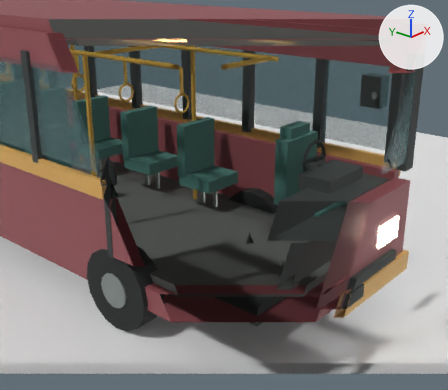
The Blender file ArtSource/Vehicles/Blender/CityBus3D.blend, before and after one commit.
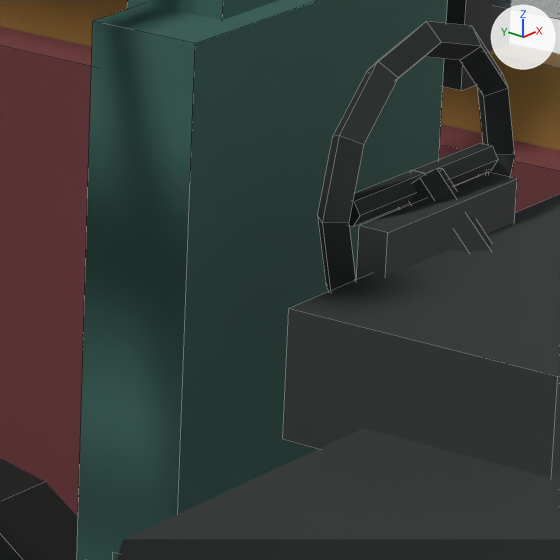
Old and new are each drawn from a camera (50 mm lens) standing at (-4.55, -6.58, 3.45) and looking at (-0.16, -2.77, 1.26) and again close up on the part from 59% to 74% of the width and 35% to 52% of the height. The lights are fixed; the arrows at upper right show +X, +Y and +Z. The older version's two pictures come first. The close-ups show mesh edges as thin lines. Everything nearer to the camera than a plane just in front of the edit is cut away.

Names of what the first close-up shows: 'GEO_BodyAccent', 'GEO_BodyShell', 'GEO_TireFL', 'GEO_WindowFrames', 'GLS_Windows', 'INT_Dashboard', 'INT_DriverSeat', 'INT_SteeringWheel', 'PreviewGround'.
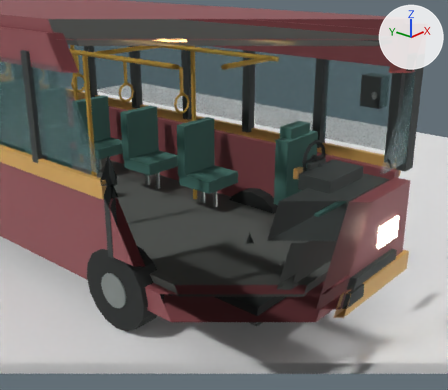
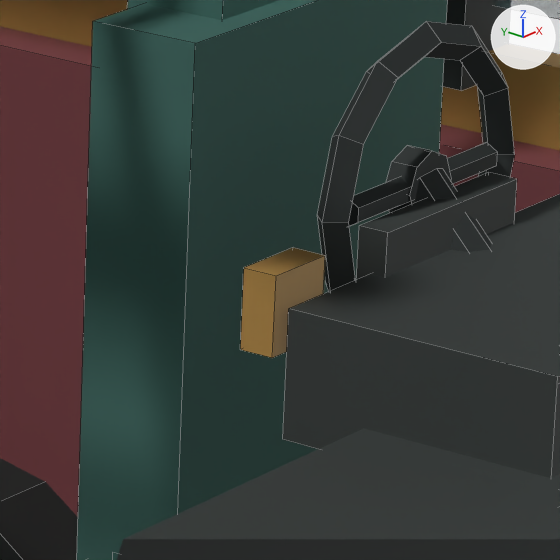
Where the newer file only moved an object's origin or applied its transform, the numbers keep the older frame.

The change, as a list of edits to the scene's bpy script:
```text
Change me_int_steeringwheel_mesh:
    used by ob_int_steeringwheel; parent = ob_root_body; location = (0.0, 0.0, 0.0)
    remove me_int_steeringwheel_mesh.from_pydata(...)  # 88 vertices, 74 faces; spans x 0.398..0.802, y -3.545..-3.295, z 1.336..1.772
    add me_int_steeringwheel_mesh.from_pydata(...)  # 100 vertices, 82 faces; spans x 0.398..0.802, y -3.342..-3.298, z 1.368..1.772
    me_int_steeringwheel_mesh part 1: a new loose piece, an 8-sided cylinder along y spanning x 0.555..0.645, y -3.338..-3.302, z 1.525..1.615, in mat_mat_citybustrim (dark grey #353a3a)
    me_int_steeringwheel_mesh part 2: the loose piece of 12 vertices spanning x 0.6..0.75, y -3.338..-3.302, z 1.554..1.586 is turned -90 degrees about the x axis through its middle
    me_int_steeringwheel_mesh part 3: the loose piece of 12 vertices spanning x 0.45..0.6, y -3.338..-3.302, z 1.554..1.586 is turned -90 degrees about the x axis through its middle
    me_int_steeringwheel_mesh part 4
    48 faces are deleted
    48 new faces join them
    other edits to the shape of me_int_steeringwheel_mesh do not show in these pictures
Add me_int_doorbutton_mesh:
    me_int_doorbutton_mesh.from_pydata(...)  # a box spanning x -0.05..0.05, y -0.0225..0.0225, z -0.05..0.05
    me_int_doorbutton_mesh.materials.append(mat_mat_citybusaccent)  # orange #d0a257
Add ob_int_doorbutton:
    ob_int_doorbutton = bpy.data.objects.new('INT_DoorButton', me_int_doorbutton_mesh)
    ob_int_doorbutton.parent = ob_pivot_doorbutton
    ob_int_doorbutton.location = (0.0, 0.0, 0.0)
Add ob_pivot_doorbutton:
    ob_pivot_doorbutton = bpy.data.objects.new('PIVOT_DoorButton', None)
    ob_pivot_doorbutton.parent = ob_root_body
    ob_pivot_doorbutton.location = (0.3, -3.335, 1.5)
    ob_pivot_doorbutton.rotation_euler = (0.0, 0.0, 3.142)  # degrees (0, 0, 180)
```

Changed parts and their boxes (x1, y1, x2, y2) in the close-ups (560 x 560 px; the box of a moved part takes in the faces that stretch with it):
'INT_DoorButton', added (orange): after (240, 248, 325, 358)
part 1 of me_int_steeringwheel_mesh, added: after (386, 145, 451, 213)
part 2 of me_int_steeringwheel_mesh, moved or reshaped: before (413, 143, 498, 185); after (447, 142, 497, 184)
part 3 of me_int_steeringwheel_mesh, moved or reshaped: before (349, 170, 425, 227); after (349, 177, 410, 226)
part 4 of me_int_steeringwheel_mesh, moved or reshaped: (318, 24, 501, 292) in both
'INT_SteeringColumn', unchanged, uncovered by the edit: after (415, 169, 491, 252)
